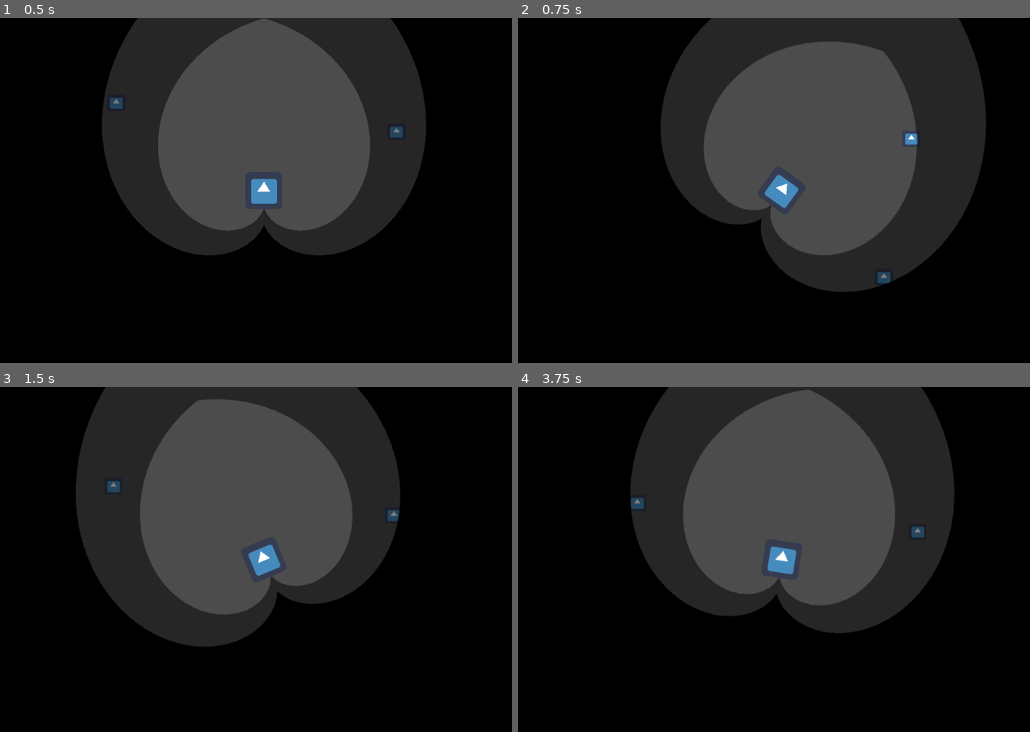
Above: before the commit, frames 1-4 (two rows, left to right).
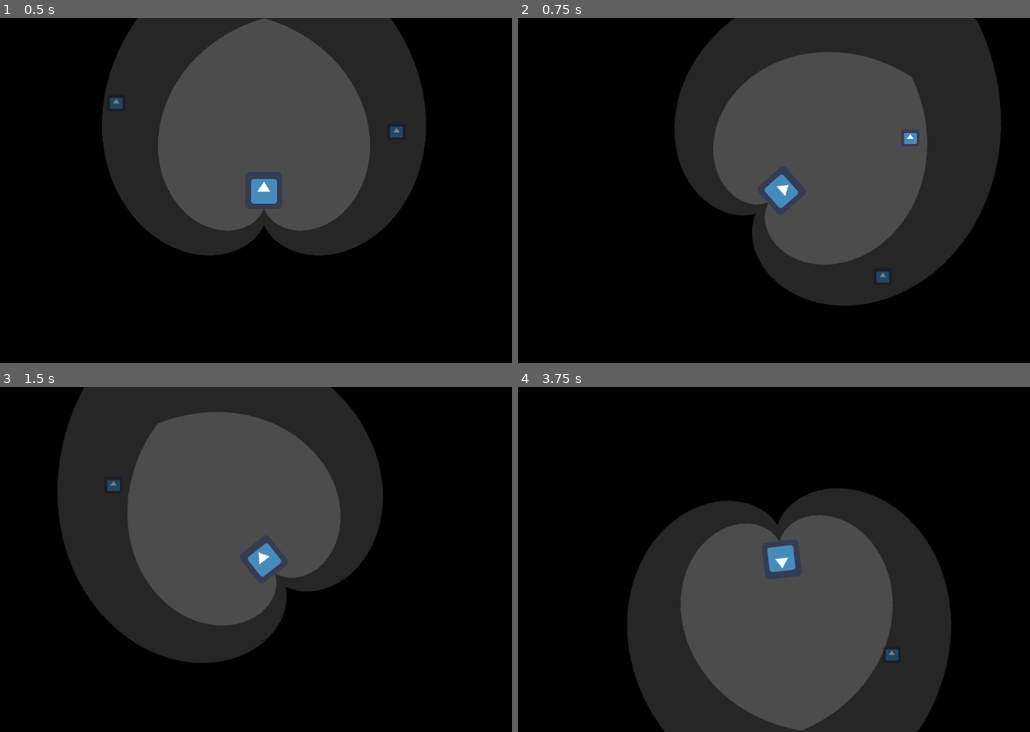
Above: after the commit, the same moments.

Repository: ebrahimebrahim/hungry_and_slow
Game: Godot game, scene res://Main.tscn
Two runs of this game, one before a commit and one after it. Both use one fixed random seed, a clock stepped at 60 frames per second and the inputs below. The engine's default icon, where the game draws it, is replaced by a stand-in: a white triangle on a blue panel in a dark square.
Inputs (mouse positions are in pixels of both pictures, inside the frame that each line leads up to):
- Up to frame 1 (0.5 s): no input
- Up to frame 2 (0.75 s): tap Enter at 0.5 s; move the mouse to (912, 173) at 0.52 s; click (912, 173) at 0.67 s
- Up to frame 3 (1.5 s): tap Space at 1.25 s; move the mouse to (143, 576) at 1.27 s; click (143, 576) at 1.42 s
- Up to frame 4 (3.75 s): tap Enter at 2, 3.5 s; move the mouse to (840, 483) at 2.02 s; click (840, 483) at 2.17 s; tap Space at 2.75 s; move the mouse to (753, 628) at 2.77 s; click (753, 628) at 2.92 s; move the mouse to (958, 611) at 3.52 s; click (958, 611) at 3.67 s

Frame 1 is identical in both runs. In frame 2, 9.5% of the frame differs, in the area x 27-95%, y 0-84%; in frame 3, 11%; in frame 4, 50%, in the area x 21-86%, y 0-100%.

Commit message:
speed up smooth player rotation

Diff:
--- a/hungry_and_slow/Player.gd
+++ b/hungry_and_slow/Player.gd
@@ -4,7 +4,7 @@
 
 var max_speed = 200
 var speed_control_radius = 200
-var max_rot_speed = deg2rad(360*4)
+var max_rot_speed = deg2rad(360*6)
 
 var F   = 300
 var DF  = 150
